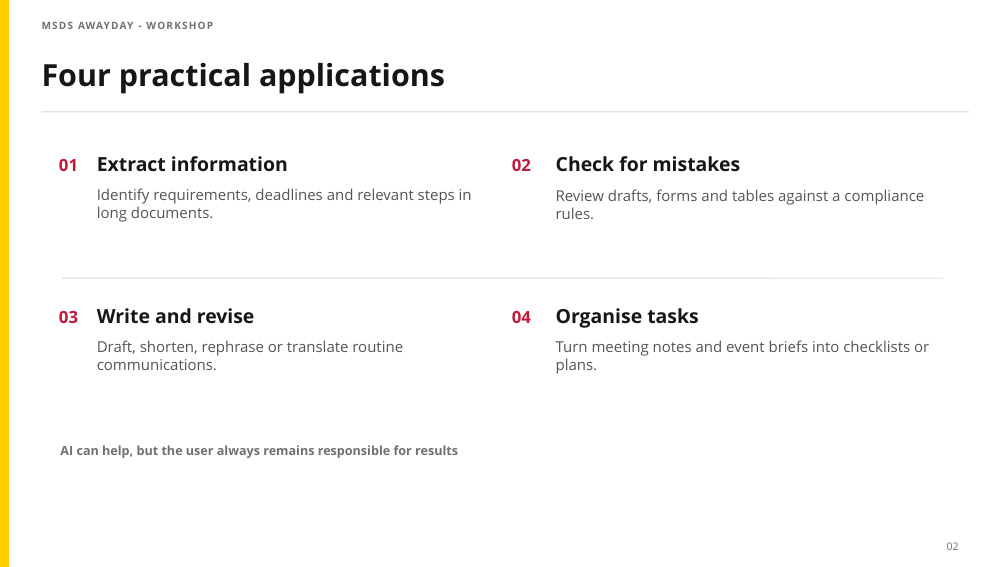
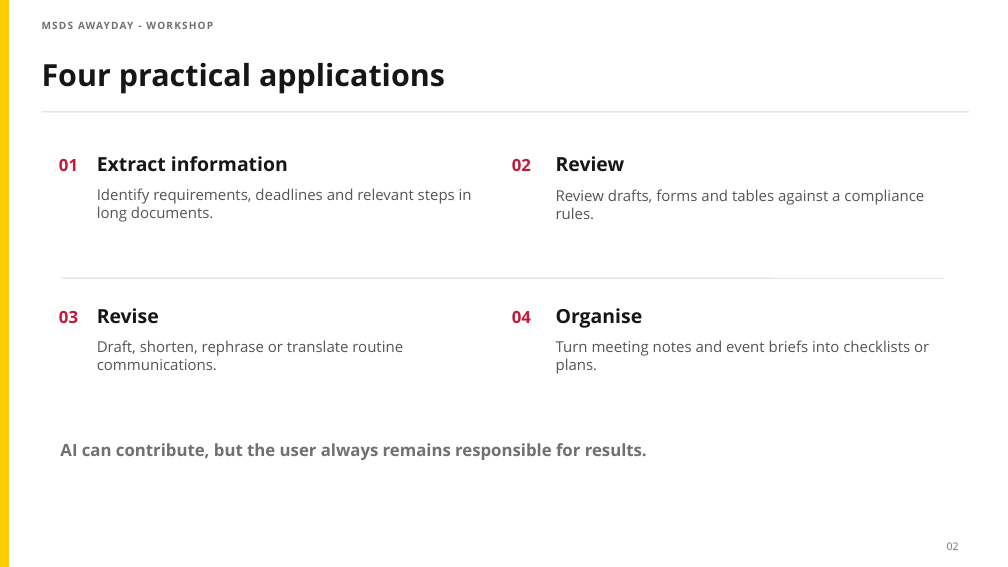
Before and after one commit to zgrtgy/msds-awayday-tutorial, a slide deck: slide 5 of slides/UU_AI_Chat_Admin_Intro.pptx (slide 2 before the commit). Drawn at 1008x567 pixels with LibreOffice and Linux fonts; fonts in the diff are those of the drawing. Boxes give left, top, right and bottom in pixels: in the first picture for what was removed or moved away, otherwise in the second. Text is boxed around its words. In the diff, an @@ line names an element or a change of style, - is before the commit and + after.

```diff
--- a/slides/UU_AI_Chat_Admin_Intro.pptx
+++ b/slides/UU_AI_Chat_Admin_Intro.pptx
@@ text at (556, 156, 625, 172): text changed @@
-Check for mistakes
+Review
@@ text at (97, 308, 159, 324): text changed @@
-Write and revise
+Revise
@@ text at (556, 308, 643, 328): text changed @@
-Organise tasks
+Organise
@@ text at (60, 443, 647, 460): text changed; size 12 to 16 pt @@
-AI can help, but the user always remains responsible for results
+AI can contribute, but the user always remains responsible for results.
```
Also in this commit, not shown: 5 other slides changed, 1 slide removed, 2 other files.
